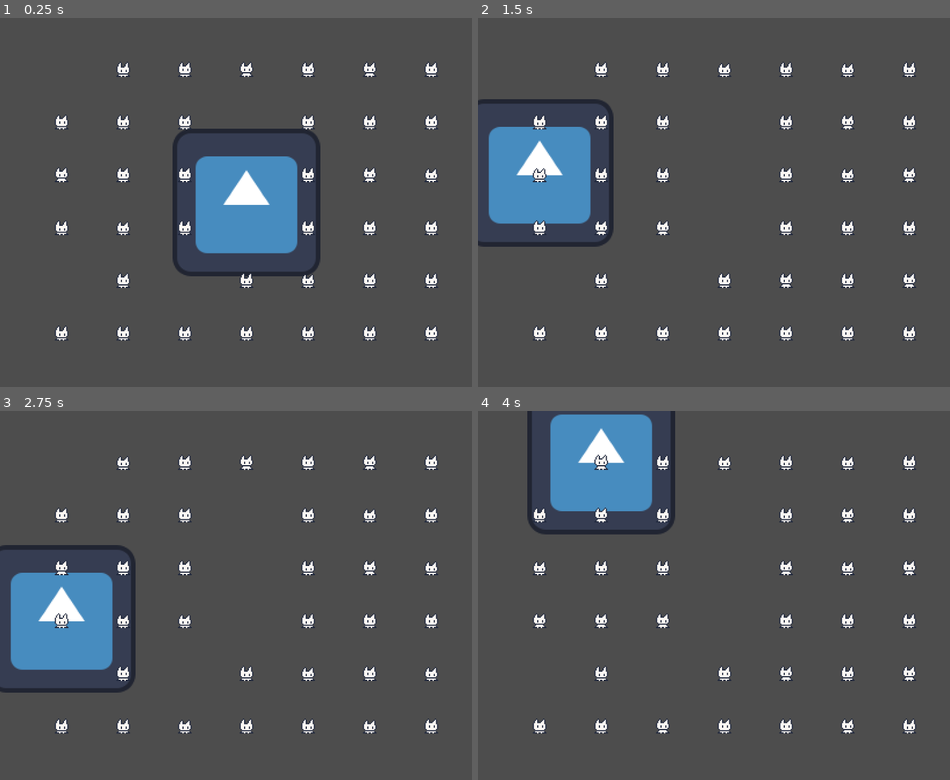
Above: before the commit, frames 1-4 (two rows, left to right).
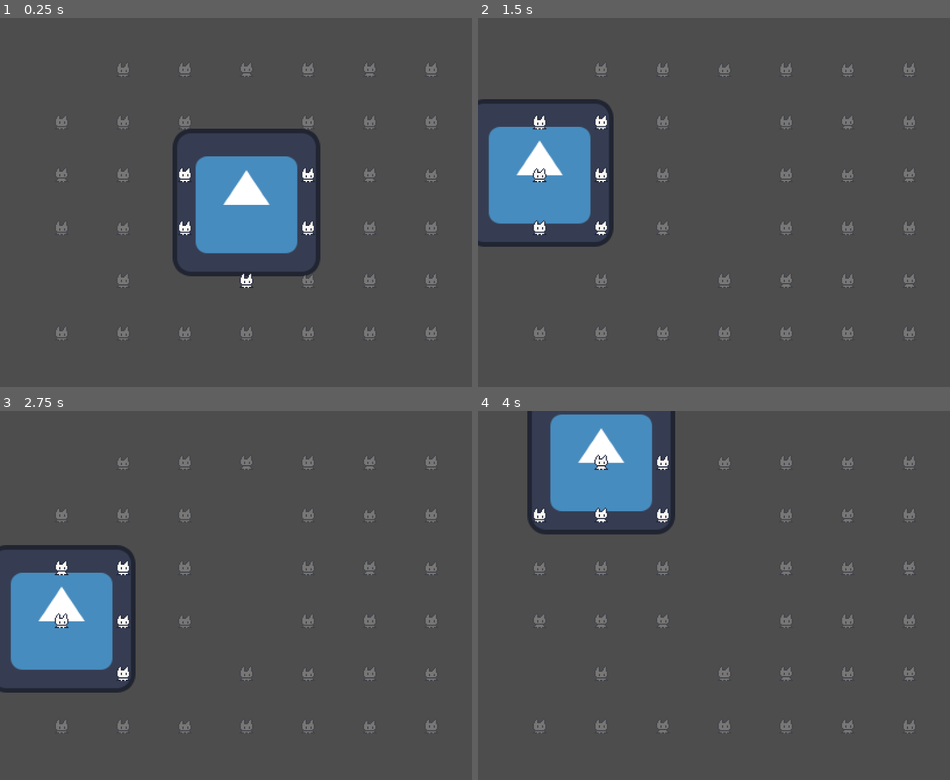
Above: after the commit, the same moments.

Repository: Snkz/godot-wild-jam-78
Game: Godot game, scene res://scenes/main.tscn
Same seed, same stepped clock (60 frames per second), same inputs: the game is played once before the commit and once after it. The engine's default icon, where the game draws it, is replaced by a stand-in: a white triangle on a blue panel in a dark square.
Inputs (mouse positions are in pixels of both pictures, inside the frame that each line leads up to):
- Up to frame 1 (0.25 s): no input
- Up to frame 2 (1.5 s): tap Enter at 0.5 s; move the mouse to (539, 121) at 0.52 s; click (539, 121) at 0.67 s; move the mouse to (539, 172) at 1.27 s; click (539, 172) at 1.42 s
- Up to frame 3 (2.75 s): move the mouse to (61, 617) at 2.02 s; click (61, 617) at 2.17 s
- Up to frame 4 (4 s): move the mouse to (539, 724) at 2.77 s; click (539, 724) at 2.92 s; move the mouse to (600, 458) at 3.52 s; click (600, 458) at 3.67 s

The runs differ from the first frame. In frame 1, 2.6% of the frame differs, in the area x 11-93%, y 11-88%; in frame 2, 2.5%; in frame 3, 2.6%; in frame 4, 2.6%.

Commit message:
feat: made lamp hide/show creature

Diff:
--- a/wild-jam-erase/scenes/main.tscn
+++ b/wild-jam-erase/scenes/main.tscn
@@ -13,7 +13,6 @@
 
 [node name="player" parent="." instance=ExtResource("1_bdlqp")]
 position = Vector2(0, 9)
-input_pickable = true
 
 [node name="timer" type="Timer" parent="."]
 autostart = true
--- a/wild-jam-erase/scenes/player.tscn
+++ b/wild-jam-erase/scenes/player.tscn
@@ -4,7 +4,7 @@
 [ext_resource type="Texture2D" uid="uid://d1ynh1qio2j41" path="res://icon.svg" id="2_ss0q8"]
 
 [sub_resource type="CircleShape2D" id="CircleShape2D_ayo50"]
-radius = 296.554
+radius = 201.4
 
 [node name="player" type="Area2D"]
 script = ExtResource("1_o3o8q")
--- a/wild-jam-erase/scripts/main.gd
+++ b/wild-jam-erase/scripts/main.gd
@@ -28,6 +28,7 @@
 			creature.position = Vector2(i * screen_res.x / grid_width + playable_area_offset.x, j * screen_res.y / grid_height + playable_area_offset.y)
 			creature.name = "creature " + str(i) + ":" + str(j)
 			creature.index = Vector2(i, j)
+			creature.modulate = Color(1, 1, 1, 0.25)
 
 			# Spawn the creature by adding it to the Main scene.
 			creature.add_to_group("creatures")
--- a/wild-jam-erase/scripts/player.gd
+++ b/wild-jam-erase/scripts/player.gd
@@ -8,7 +8,7 @@
 	self.position = mouseposition
 
 func _on_body_entered(body: Node2D) -> void:
-	print("ENTERED", body, body.name)
+	body.modulate = Color(1, 1, 1, 1);
 
 func _on_body_exited(body: Node2D) -> void:
-	print("EXIT", body, body.name)
+	body.modulate = Color(1, 1, 1, 0.25);
